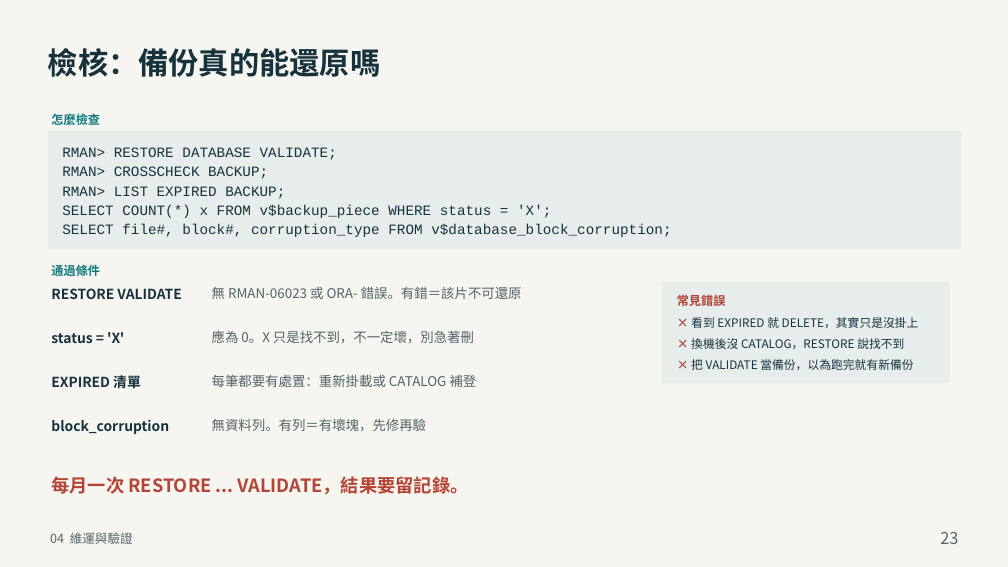
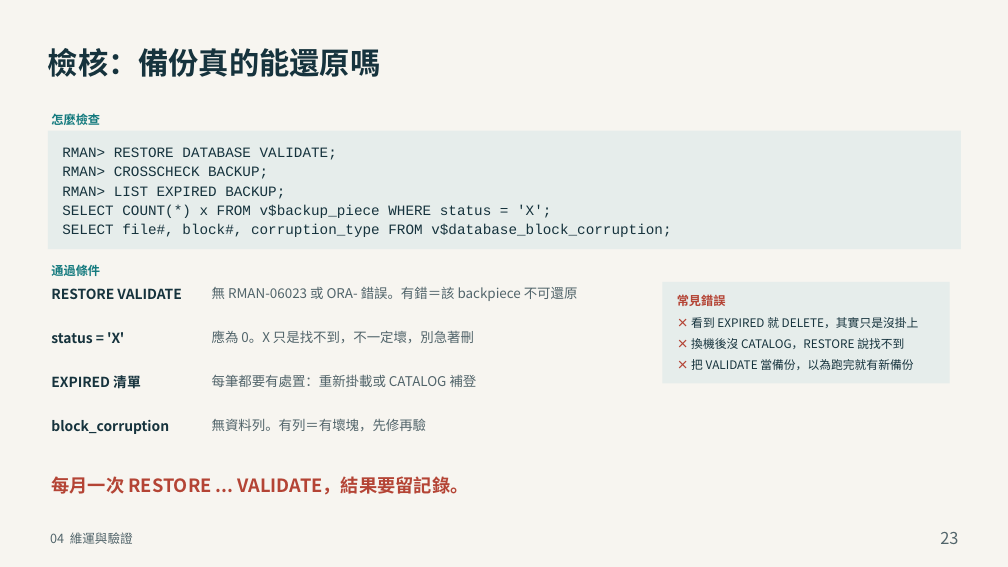
Before and after one commit to YouAreTheBlueSky/Oracle-DBA-Training-Docs, a slide deck: slide 23 of deliver_beginner/04_Oracle_DBA_備份與復原.pptx. Drawn at 1008x567 pixels with LibreOffice and Linux fonts; fonts in the diff are those of the drawing. Boxes give left, top, right and bottom in pixels: in the first picture for what was removed or moved away, otherwise in the second. Text is boxed around its words. In the diff, an @@ line names an element or a change of style, - is before the commit and + after.

```diff
--- a/deliver_beginner/04_Oracle_DBA_備份與復原.pptx
+++ b/deliver_beginner/04_Oracle_DBA_備份與復原.pptx
@@ text at <box>212,286,578,301</box>: text changed @@
-無 RMAN-06023 或 ORA- 錯誤。有錯＝該片不可還原
+無 RMAN-06023 或 ORA- 錯誤。有錯＝該 backpiece 不可還原
```
Also in this commit, not shown: 9 other slides changed, 5 other files.
